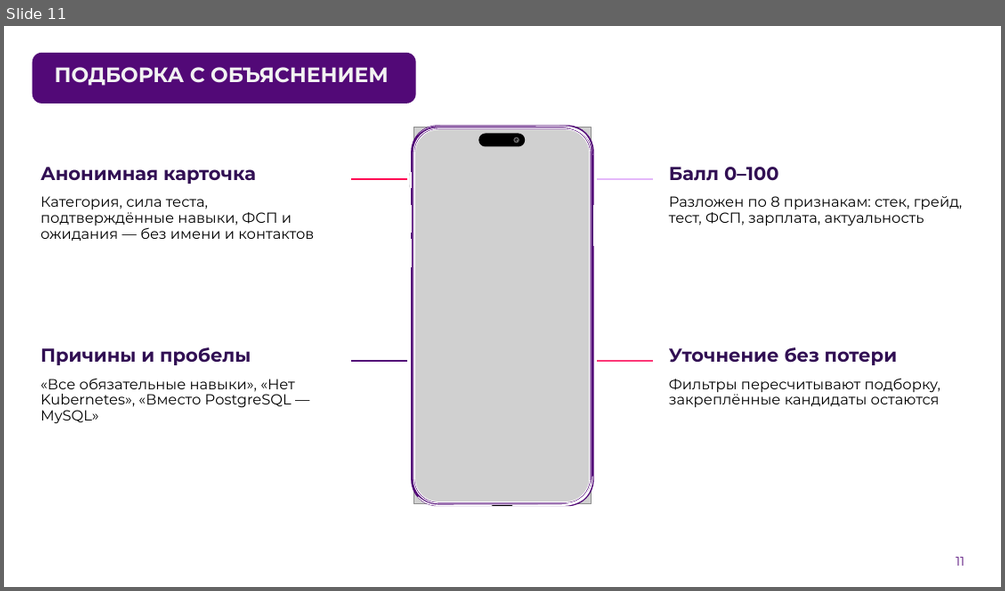
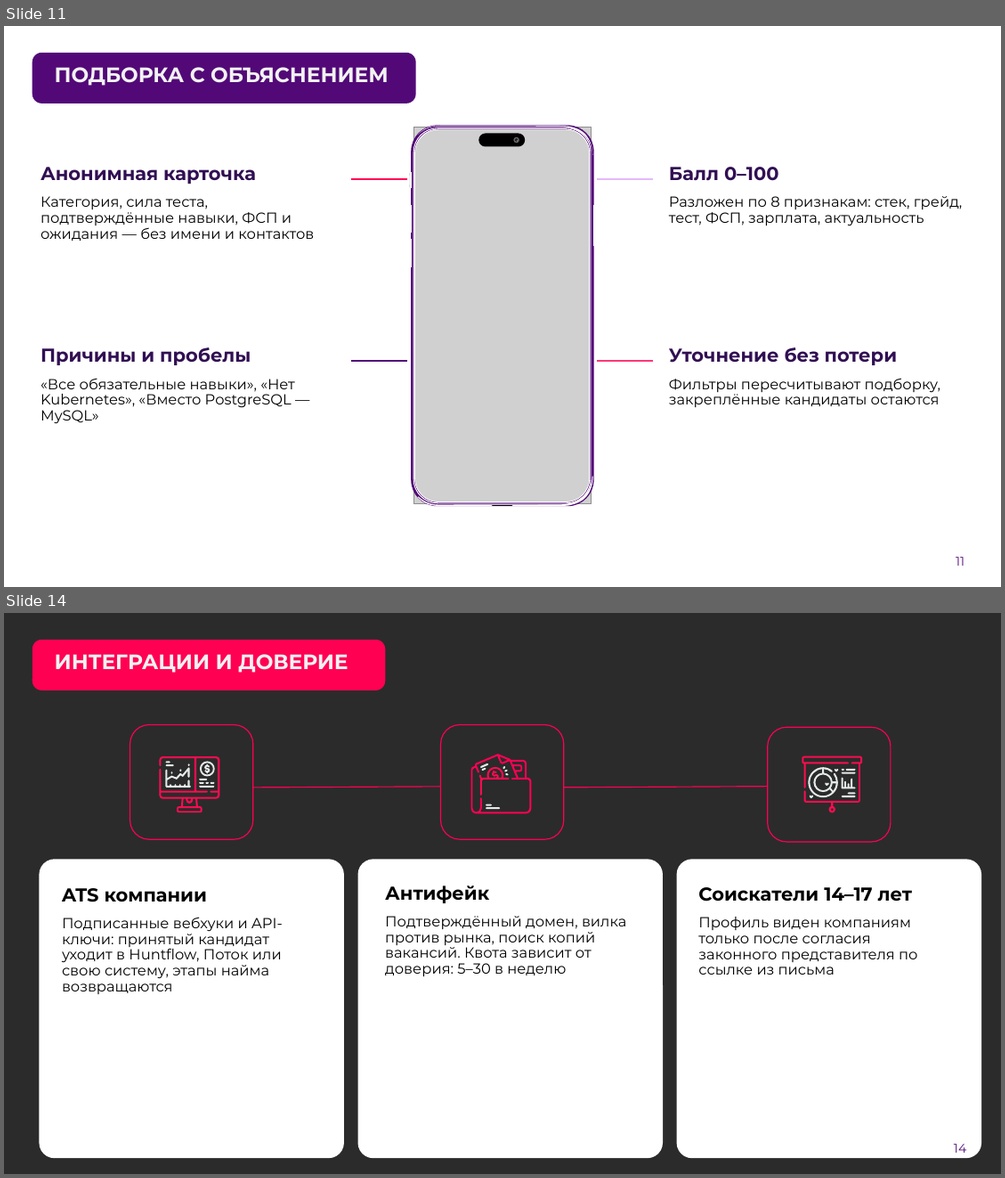
Before and after one commit to K1NGSM4N3/fsp-hack, a slide deck: docs/presentation.pptx. Shown one above the other, each under a label of ours: slide 11 before the commit, slides 11 and 14 after it; the slides between them are not shown. The pictures are 1005x591 and 1005x1178 pixels, drawn with LibreOffice and Linux fonts; fonts in the diff are those of the drawing; grey boxes stand for pictures; background and template pictures are left out; a plain dark background stands for a picture behind light text. Boxes give left, top, right and bottom in pixels: in the first picture for what was removed or moved away, otherwise in the second. Text is boxed around its words. In the diff, an @@ line names an element or a change of style, - is before the commit and + after.

```diff
--- a/docs/presentation.pptx
+++ b/docs/presentation.pptx
@@ slide 14 added at [4, 613, 1001, 1174], background picture (left out) @@
@@ rounded rectangle added at [32, 639, 386, 690], fill #FF0053 @@
@@ title added at [55, 654, 348, 673], 20 pt, text #F2F2F2, bold @@
+ИНТЕГРАЦИИ И ДОВЕРИЕ
@@ rounded rectangle added at [130, 724, 254, 839], outline #FF0053 1 pt @@
@@ rounded rectangle added at [441, 724, 564, 839], outline #FF0053 1 pt @@
@@ rounded rectangle added at [768, 728, 890, 842], outline #FF0053 1 pt @@
@@ group added at [802, 755, 863, 812]: 11 freeform shapes @@
@@ group added at [160, 756, 220, 812]: 14 freeform shapes @@
@@ line added from (253, 787) to (440, 787), #FF0053 1 pt @@
@@ line added from (563, 787) to (768, 787), #FF0053 1 pt @@
@@ group added at [471, 754, 532, 813]: 9 freeform shapes @@
@@ rounded rectangle added at [39, 859, 344, 1159], fill #FFFFFF @@
@@ rounded rectangle added at [357, 859, 663, 1159], fill #FFFFFF @@
@@ rounded rectangle added at [677, 859, 982, 1159], fill #FFFFFF @@
@@ text added at [62, 888, 283, 994], 14 pt, text #000000 @@
+ATS компании
+Подписанные вебхуки и API-ключи: принятый кандидат уходит в Huntflow, Поток или свою систему, этапы найма возвращаются
@@ text added at [385, 885, 626, 977], 14 pt, text #000000 @@
+Антифейк
+Подтверждённый домен, вилка против рынка, поиск копий вакансий. Квота зависит от доверия: 5–30 в неделю
@@ text added at [698, 887, 917, 974], 14 pt, text #000000 @@
+Соискатели 14–17 лет
+Профиль виден компаниям только после согласия законного представителя по ссылке из письма
@@ page number added at [954, 1143, 966, 1152], 12 pt, text #520977 @@
+14
```
Also in this commit, not shown: 4 slides changed, 1 other file.
